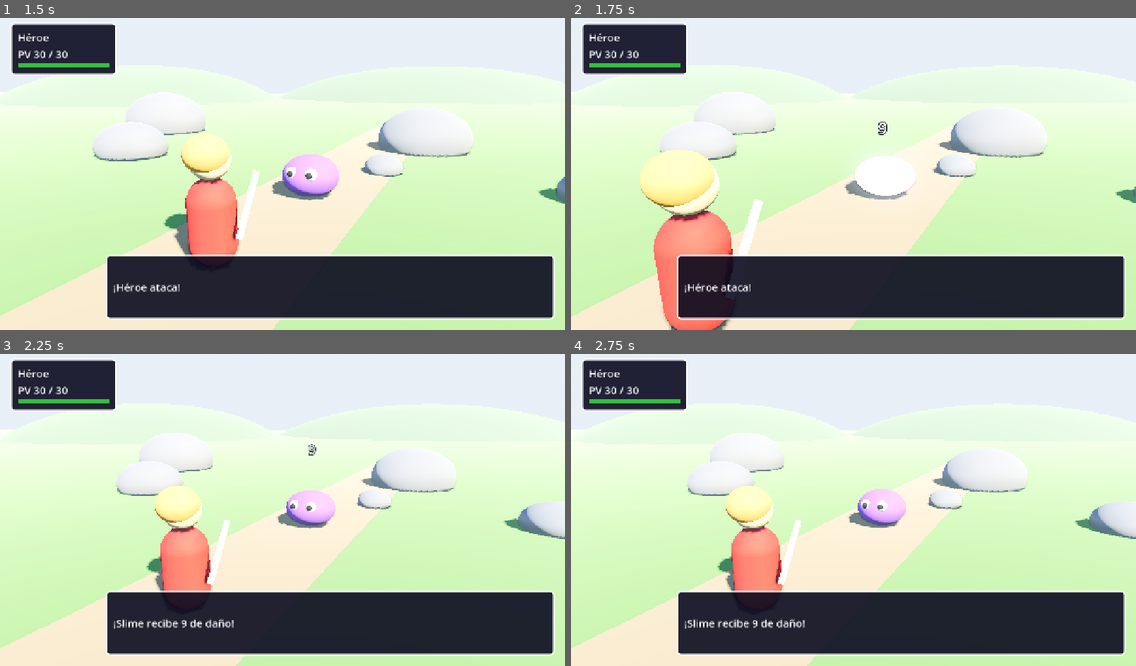
Above: before the commit, frames 1-4 (two rows, left to right).
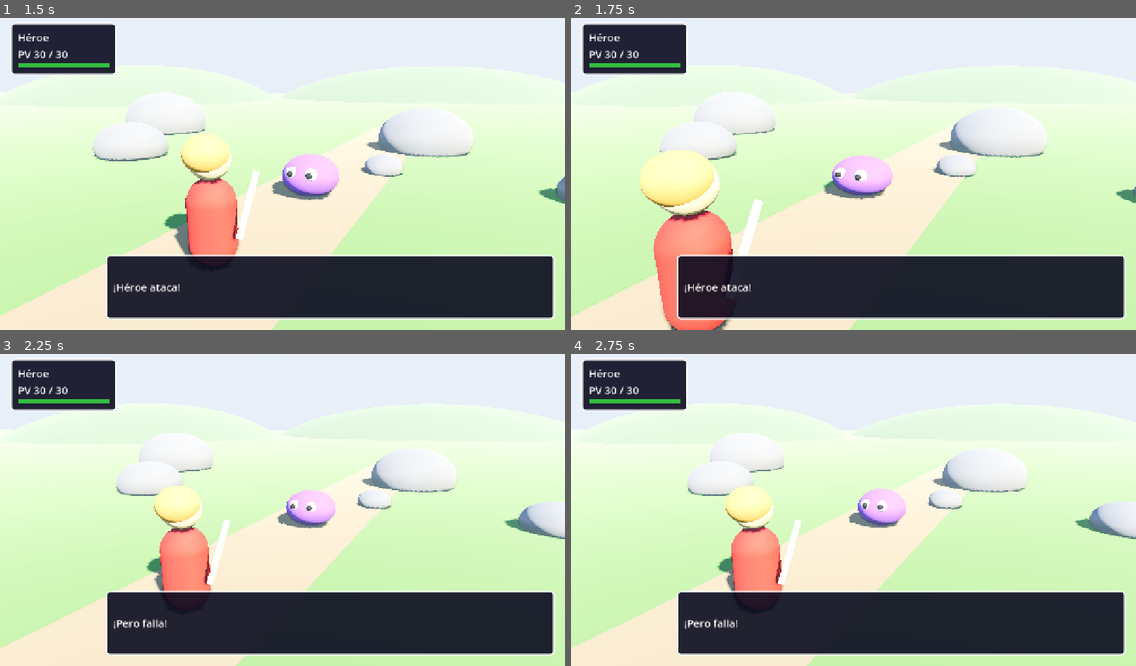
Above: after the commit, the same moments.

Repository: apergas/rpg-turnos
Game: Godot game, scene res://scenes/game/game.tscn
Two runs of this game, one before a commit and one after it. Both use one fixed random seed, a clock stepped at 60 frames per second and the inputs below. Before the commit the project starts from res://scenes/battle/battle_scene.tscn.
Inputs (mouse positions are in pixels of both pictures, inside the frame that each line leads up to):
- Up to frame 1 (1.5 s): tap Enter (ui_accept) at 0.5, 0.77 s; move the mouse to (406, 155) at 0.52 s; click (406, 155) at 0.67 s; drag from (169, 186) to (254, 233) at 1.27 s
- Up to frame 2 (1.75 s): no input
- Up to frame 3 (2.25 s): move the mouse to (339, 438) at 2.02 s; click (339, 438) at 2.17 s
- Up to frame 4 (2.75 s): no input

Frame 1 is identical in both runs. In frame 2, 1.9% of the frame differs, in the area x 44-61%, y 33-59%; in frame 3, 0.6%; in frame 4, 0.4%.

Commit message:
Make the battle scene reusable and chain battles from a game root

Diff:
--- a/project.godot
+++ b/project.godot
@@ -12,7 +12,7 @@
 
 config/name="rpg-turnos"
 config/version="0.1"
-run/main_scene="res://scenes/battle/battle_scene.tscn"
+run/main_scene="res://scenes/game/game.tscn"
 config/features=PackedStringArray("4.7", "Forward Plus")
 config/icon="res://icon.svg"
 
--- /dev/null
+++ b/scenes/game/game.tscn
@@ -0,0 +1,6 @@
+[gd_scene load_steps=2 format=3]
+
+[ext_resource type="Script" path="res://scripts/game/game.gd" id="1_game"]
+
+[node name="Game" type="Node"]
+script = ExtResource("1_game")
--- a/scripts/battle/battle_scene.gd
+++ b/scripts/battle/battle_scene.gd
@@ -1,10 +1,11 @@
-extends Node3D
-## Battle screen: builds the stage, actors, camera and UI, asks the HUD for the
-## hero's order, lets BattleEngine resolve the round and plays the events back.
-## Run with `-- --autoplay` to pick "Atacar" automatically and restart after each battle.
+class_name BattleScene extends Node3D
+## One battle: builds the stage, actors, camera and UI, asks the HUD for the hero's
+## order, lets BattleEngine resolve the round and plays the events back. Call setup()
+## before adding it to the tree; it emits finished(won) when the player continues.
+## With `-- --autoplay` it picks "Atacar" by itself and continues on its own.
 
-const HERO_DATA := preload("res://data/hero.tres")
-const SLIME_DATA := preload("res://data/slime.tres")
+signal finished(won: bool)
+
 const ACTOR_SCENE := preload("res://scenes/battle/battle_actor.tscn")
 const HUD_SCENE := preload("res://scenes/ui/battle_hud.tscn")
 const RESULT_SCENE := preload("res://scenes/ui/battle_result.tscn")
@@ -22,6 +23,7 @@
 
 var _rng := RandomNumberGenerator.new()
 var _autoplay := false
+var _done := false
 var _hero_actor: BattleActor
 var _enemy_actor: BattleActor
 var _camera: Camera3D
@@ -32,7 +34,15 @@
 var _result: BattleResult
 
 
+## The hero is used as is, so HP and EXP changes stay with the caller; the enemy
+## data is duplicated so the .tres file never changes.
+func setup(hero_ref: Combatant, enemy_data: Combatant) -> void:
+	hero = hero_ref
+	enemy = enemy_data.duplicate() as Combatant
+
+
 func _ready() -> void:
+	assert(hero != null and enemy != null, "Call setup() before adding BattleScene to the tree")
 	_rng.randomize()
 	_autoplay = OS.get_cmdline_user_args().has("--autoplay")
 	BattleStage.build(self)
@@ -46,18 +56,8 @@
 	_hud.command_chosen.connect(_on_command_chosen)
 	_result = RESULT_SCENE.instantiate() as BattleResult
 	ui.add_child(_result)
-	_result.retry_requested.connect(_start_battle)
-	_start_battle()
-
-
-func _start_battle() -> void:
-	var carried_exp := hero.experience if hero else 0
-	hero = HERO_DATA.duplicate() as Combatant
-	hero.experience = carried_exp
-	enemy = SLIME_DATA.duplicate() as Combatant
+	_result.continue_requested.connect(_finish)
 	engine = BattleEngine.new(hero, enemy, _rng)
-	_hero_actor.reset()
-	_enemy_actor.reset()
 	_hud.set_hero(hero)
 	await _hud.show_message("¡Un %s salvaje aparece!" % enemy.display_name)
 	_ask_command()
@@ -80,7 +80,15 @@
 	elif _autoplay:
 		await get_tree().create_timer(2.0).timeout
 		_result.hide()
-		_start_battle()
+		_finish()
+
+
+## Emits finished once, whether the player pressed "Continuar" or autoplay did.
+func _finish() -> void:
+	if _done:
+		return
+	_done = true
+	finished.emit(engine.state == BattleEngine.State.WON)
 
 
 func _play_event(event: Dictionary) -> void:
--- a/scripts/battle/battle_stage.gd
+++ b/scripts/battle/battle_stage.gd
@@ -1,6 +1,7 @@
 class_name BattleStage extends RefCounted
 ## Builds the battle backdrop from primitives: sky, warm sun, fog, grass field,
-## dirt path, rocks and distant hills.
+## dirt path, rocks and distant hills. The environment and mesh helpers are shared
+## with WorldStage.
 
 const GRASS := Color(0.32, 0.55, 0.22)
 const DIRT := Color(0.62, 0.5, 0.34)
@@ -26,18 +27,45 @@
 
 
 static func build(root: Node3D) -> void:
+	build_environment(root)
+	var ground := PlaneMesh.new()
+	ground.size = Vector2(160, 160)
+	add_mesh(root, ground, GRASS, Vector3.ZERO)
+	var path := PlaneMesh.new()
+	path.size = Vector2(2.6, 30)
+	add_mesh(root, path, DIRT, Vector3(-0.2, 0.01, -0.3), Vector3.ONE, Vector3(0, -21, 0))
+	for rock in ROCKS:
+		add_mesh(root, unit_sphere(), ROCK, rock[0], rock[1])
+	for hill in HILLS:
+		add_mesh(root, unit_sphere(), HILL, hill[0], hill[1])
+
+
+## Sky, tonemap, fog and the warm sun shared by every outdoor scene.
+static func build_environment(root: Node3D) -> void:
 	_add_environment(root)
 	_add_sun(root)
-	var ground := PlaneMesh.new()
-	ground.size = Vector2(160, 160)
-	_add_mesh(root, ground, GRASS, Vector3.ZERO)
-	var path := PlaneMesh.new()
-	path.size = Vector2(2.6, 30)
-	_add_mesh(root, path, DIRT, Vector3(-0.2, 0.01, -0.3), Vector3.ONE, Vector3(0, -21, 0))
-	for rock in ROCKS:
-		_add_mesh(root, _unit_sphere(), ROCK, rock[0], rock[1])
-	for hill in HILLS:
-		_add_mesh(root, _unit_sphere(), HILL, hill[0], hill[1])
+
+
+static func add_mesh(root: Node3D, mesh: Mesh, color: Color, pos: Vector3, \
+		scl := Vector3.ONE, rot_deg := Vector3.ZERO) -> MeshInstance3D:
+	var mat := StandardMaterial3D.new()
+	mat.albedo_color = color
+	mat.roughness = 1.0
+	var mi := MeshInstance3D.new()
+	mi.mesh = mesh
+	mi.material_override = mat
+	mi.position = pos
+	mi.scale = scl
+	mi.rotation_degrees = rot_deg
+	root.add_child(mi)
+	return mi
+
+
+static func unit_sphere() -> SphereMesh:
+	var mesh := SphereMesh.new()
+	mesh.radius = 1.0
+	mesh.height = 2.0
+	return mesh
 
 
 static func _add_environment(root: Node3D) -> void:
@@ -71,24 +99,3 @@
 	sun.shadow_enabled = true
 	sun.rotation_degrees = Vector3(-40, 35, 0)
 	root.add_child(sun)
-
-
-static func _add_mesh(root: Node3D, mesh: Mesh, color: Color, pos: Vector3, \
-		scl := Vector3.ONE, rot_deg := Vector3.ZERO) -> void:
-	var mat := StandardMaterial3D.new()
-	mat.albedo_color = color
-	mat.roughness = 1.0
-	var mi := MeshInstance3D.new()
-	mi.mesh = mesh
-	mi.material_override = mat
-	mi.position = pos
-	mi.scale = scl
-	mi.rotation_degrees = rot_deg
-	root.add_child(mi)
-
-
-static func _unit_sphere() -> SphereMesh:
-	var mesh := SphereMesh.new()
-	mesh.radius = 1.0
-	mesh.height = 2.0
-	return mesh
--- /dev/null
+++ b/scripts/game/game.gd
@@ -0,0 +1,26 @@
+extends Node
+## Root scene. Owns the GameState and, for now, runs battles back to back; the world
+## map is added later. A lost battle heals the hero; HP otherwise carries over.
+
+const HERO_DATA := preload("res://data/hero.tres")
+const SLIME_DATA := preload("res://data/slime.tres")
+const BATTLE_SCENE := preload("res://scenes/battle/battle_scene.tscn")
+
+var state: GameState
+
+
+func _ready() -> void:
+	state = GameState.new(HERO_DATA)
+	while true:
+		var won := await _run_battle()
+		if not won:
+			state.heal_full()
+
+
+func _run_battle() -> bool:
+	var battle: BattleScene = BATTLE_SCENE.instantiate()
+	battle.setup(state.hero, SLIME_DATA)
+	add_child(battle)
+	var won: bool = await battle.finished
+	battle.queue_free()
+	return won
--- a/scripts/ui/battle_result.gd
+++ b/scripts/ui/battle_result.gd
@@ -1,12 +1,12 @@
 class_name BattleResult extends Control
-## End-of-battle overlay: victory or defeat text and a "Luchar otra vez" button.
-## Starts hidden; the button hides it and emits retry_requested.
+## End-of-battle overlay: victory or defeat text and a "Continuar" button.
+## Starts hidden; the button hides it and emits continue_requested.
 
-signal retry_requested
+signal continue_requested
 
 var _title: Label
 var _detail: Label
-var _retry: Button
+var _continue: Button
 
 
 func _ready() -> void:
@@ -29,11 +29,11 @@
 	box.add_child(_title)
 	_detail = _label(24)
 	box.add_child(_detail)
-	_retry = Button.new()
-	_retry.text = "Luchar otra vez"
-	_retry.add_theme_font_size_override("font_size", 24)
-	_retry.pressed.connect(_on_retry_pressed)
-	box.add_child(_retry)
+	_continue = Button.new()
+	_continue.text = "Continuar"
+	_continue.add_theme_font_size_override("font_size", 24)
+	_continue.pressed.connect(_on_continue_pressed)
+	box.add_child(_continue)
 	hide()
 
 
@@ -45,16 +45,16 @@
 
 func show_defeat() -> void:
 	_title.text = "Has sido derrotado"
-	_detail.text = "Inténtalo de nuevo."
+	_detail.text = "Volverás al inicio."
 	_open()
 
 
 func _open() -> void:
 	show()
-	_retry.disabled = true
+	_continue.disabled = true
 	await get_tree().create_timer(0.3).timeout
-	_retry.disabled = false
-	_retry.grab_focus()
+	_continue.disabled = false
+	_continue.grab_focus()
 
 
 func _label(size: int) -> Label:
@@ -65,6 +65,6 @@
 	return label
 
 
-func _on_retry_pressed() -> void:
+func _on_continue_pressed() -> void:
 	hide()
-	retry_requested.emit()
+	continue_requested.emit()
Not shown, added: scripts/game/game.gd.uid
